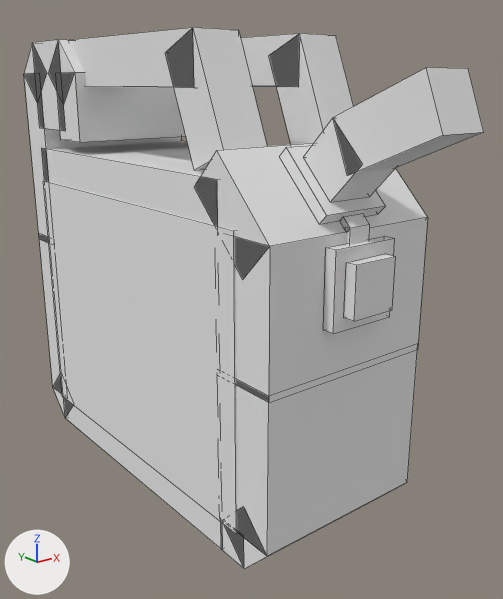
One commit to the OBJ model mccore/src/main/resources/assets/ivv/objmodels/parts/jerrycan.obj: the scene before it, then after it.
Before and after are seen from a 50 mm camera at (-0.525, -0.728, 0.531) aimed at (0.017, -0.05, 0.26). Lighting does not change. The marker at lower left points along +X, +Y and +Z. Mesh edges are drawn as thin lines. Where no turn or scale is listed for an object, it has been applied to the vertices. Vertices at the same position are counted once.
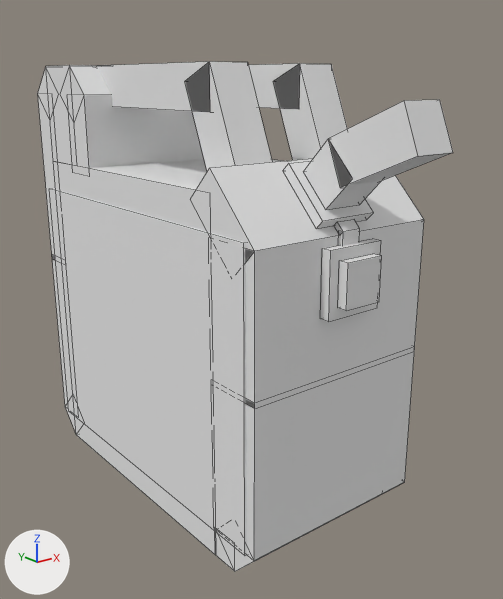
What changed in the scene script:
```text
Change me_cube:
    used by ob_cube; location = (0.0, 0.0, 0.0)
    remove me_cube.from_pydata(...)  # 190 vertices, 156 faces; spans x -0.118..0.118, y -0.363..0.315, z 0.003..0.582
    add me_cube.from_pydata(...)  # 202 vertices, 156 faces; spans x -0.127..0.127, y -0.336..0.249, z 0.0..0.55
    me_cube part 1: a new loose piece, a box spanning x -0.127..0.127, y -0.219..0.231, z 0.034..0.384, in mat_m_0 (white #e7e7e7)
    me_cube part 2: a new loose piece, a box spanning x -0.125..0.125, y -0.198..-0.16, z 0.0..0.038, in mat_m_0 (white #e7e7e7)
    me_cube part 3: the loose piece of 8 vertices spanning x -0.014..0.014, y -0.249..-0.234, z 0.385..0.4 is scaled about its middle by (8.62, 6.89, 6.89), then moved by (0.0, 0.062, 0.005)
    me_cube part 4: the loose piece of 8 vertices spanning x -0.029..0.029, y -0.275..-0.193, z 0.415..0.497 is scaled about its middle by (4.31, 0.856, 0.856), then moved by (0.0, 0.372, 0.058)
    me_cube part 5: a new loose piece, a box spanning x -0.125..0.125, y 0.102..0.152, z 0.415..0.515, in mat_m_0 (white #e7e7e7)
    me_cube part 6: a new loose piece, a box spanning x -0.125..0.125, y 0.198..0.248, z 0.277..0.515, in mat_m_0 (white #e7e7e7)
    me_cube part 7: a new loose piece, a box spanning x -0.125..0.125, y -0.233..-0.158, z 0.217..0.379, in mat_m_0 (white #e7e7e7)
    me_cube part 8: a new loose piece, a box spanning x -0.125..0.125, y -0.233..-0.158, z 0.035..0.223, in mat_m_0 (white #e7e7e7)
    me_cube part 9: a new loose piece, a box spanning x -0.125..0.125, y 0.198..0.248, z 0.035..0.285, in mat_m_0 (white #e7e7e7)
    me_cube part 10: the loose piece of 8 vertices spanning x -0.043..0.043, y -0.244..-0.173, z 0.395..0.466 is scaled about its middle by 0.863, then moved by (0.0, 0.006, -0.012)
    me_cube part 11: a new loose piece, a box spanning x -0.0125..0.0125, y -0.2376..-0.2314, z 0.365..0.3837, in mat_m_0 (white #e7e7e7)
    me_cube part 12: a new loose piece, a box spanning x -0.038..0.038, y -0.246..-0.234, z 0.294..0.369, in mat_m_0 (white #e7e7e7)
    me_cube part 13: a new loose piece, a box spanning x -0.025..0.025, y -0.259..-0.246, z 0.307..0.357, in mat_m_0 (white #e7e7e7)
    me_cube part 14: the loose piece of 8 vertices spanning x -0.029..0.029, y -0.363..-0.234, z 0.444..0.542 is scaled about its middle by 0.863, then moved by (0.0, 0.019, -0.02)
    me_cube part 15: the loose piece of 14 vertices spanning x -0.116..0.116, y -0.162..0.313, z 0.003..0.437 is rebuilt with 14 vertices and now spans x -0.125..0.125, y -0.162..0.213, z 0.0..0.55
    me_cube part 16: the loose piece of 14 vertices spanning x -0.101..-0.043, y -0.154..0.185, z 0.44..0.582 is rebuilt with 14 vertices and now spans x -0.087..-0.038, y -0.16..0.138, z 0.415..0.55
    me_cube part 17: the loose piece of 14 vertices spanning x 0.043..0.101, y -0.154..0.185, z 0.44..0.582 is rebuilt with 14 vertices and now spans x 0.038..0.087, y -0.16..0.138, z 0.415..0.55
    me_cube part 18: 6 loose pieces with 48 vertices, spanning x -0.116..0.116, y -0.274..0.315, z 0.044..0.541, are deleted
    me_cube part 19: 68 vertices removed from x -0.118..0.118, y -0.244..0.313, z 0.003..0.582; 40 vertices added at x -0.125..0.125, y -0.26..0.248, z 0.0..0.55
```

Location of each change, [x1, y1, x2, y2] in pixels of the pictures (503 x 599 px; the box of a moved part takes in the faces that stretch with it):
'cube', reshaped (10% narrower)
    before: [24, 27, 484, 569]
    after: [38, 61, 453, 571]
part 1 of me_cube, added
    after: [49, 189, 246, 556]
part 2 of me_cube, added
    after: [215, 495, 380, 571]
part 3 of me_cube, moved or reshaped
    before: [340, 213, 370, 231]
    after: [196, 158, 424, 262]
part 4 of me_cube, moved or reshaped
    before: [303, 118, 395, 202]
    after: [70, 65, 111, 95]
part 5 of me_cube, added
    after: [72, 95, 204, 168]
part 6 of me_cube, added
    after: [38, 93, 56, 261]
part 7 of me_cube, added
    after: [245, 220, 424, 409]
part 8 of me_cube, added
    after: [246, 352, 414, 561]
part 9 of me_cube, added
    after: [52, 257, 68, 409]
part 10 of me_cube, moved or reshaped
    before: [279, 145, 385, 224]
    after: [283, 161, 373, 229]
part 11 of me_cube, added
    after: [339, 229, 360, 246]
part 12 of me_cube, added
    after: [320, 239, 381, 322]
part 13 of me_cube, added
    after: [338, 254, 382, 311]
part 14 of me_cube, moved or reshaped
    before: [333, 68, 484, 175]
    after: [329, 99, 453, 187]
part 15 of me_cube, rebuilt
    before: [42, 141, 222, 549]
    after: [46, 65, 280, 554]
part 16 of me_cube, rebuilt
    before: [69, 27, 267, 170]
    after: [97, 61, 272, 171]
part 17 of me_cube, rebuilt
    before: [241, 33, 354, 145]
    after: [249, 63, 347, 160]
part 18 of me_cube, deleted
    before: [24, 73, 396, 392]
part 19 of me_cube, moved or reshaped
    before: [24, 40, 428, 569]
    after: [38, 67, 381, 571]
